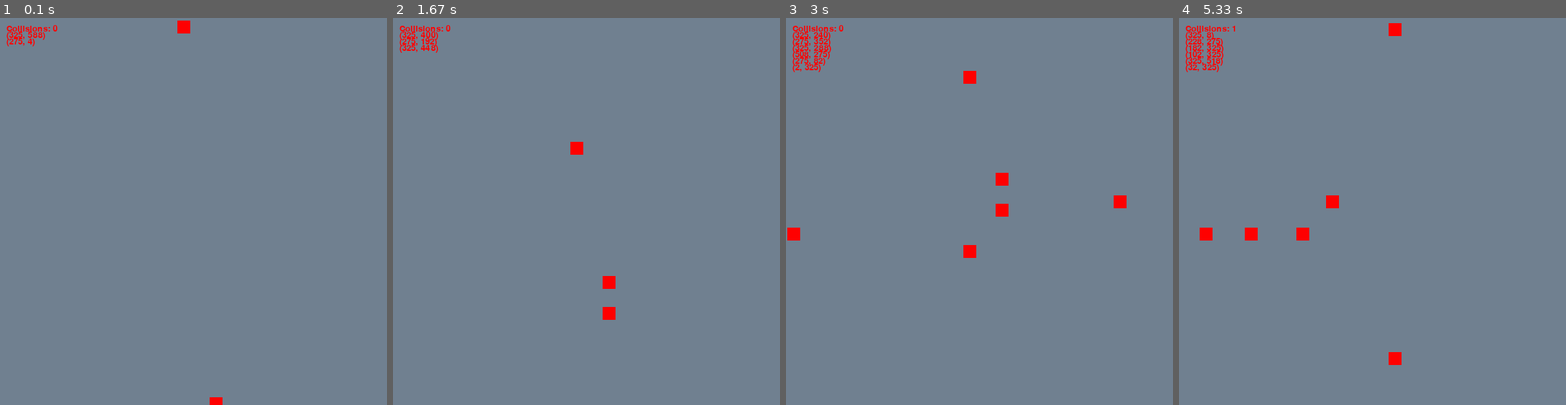
Above: before the commit, frames 1-4 (left to right).
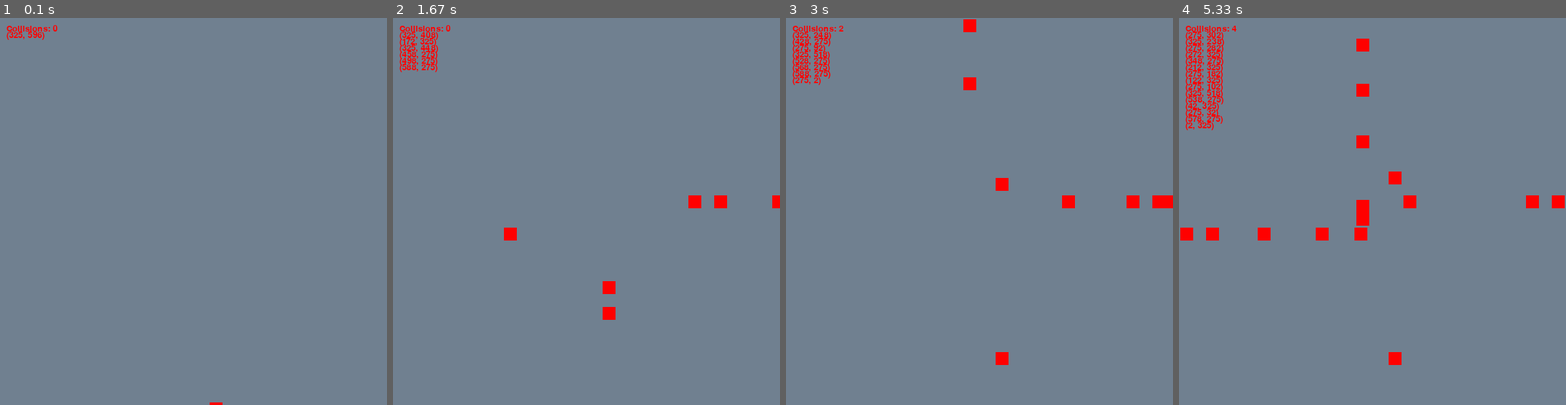
Above: after the commit, the same moments.

Repository: willluer/intersectionSimulation
Game: pygame game, started from pygame_example.py
The game is run twice, just before and just after one commit, with the same random seed, the same clock (stepped at 60 frames per second) and the same inputs.
Inputs:
- Up to frame 1 (0.1 s): no input
- Up to frame 2 (1.67 s): no input
- Up to frame 3 (3 s): no input
- Up to frame 4 (5.33 s): no input

The runs differ from the first frame. In frame 1, 0.3% of the frame differs, in the area x 1-58%, y 0-100%; in frame 2, 1.0%; in frame 3, 1.8%; in frame 4, 3.2%, in the area x 0-100%, y 1-58%.

Commit message:
added stopping at red lights

Diff:
--- a/pygame_example.py
+++ b/pygame_example.py
@@ -5,6 +5,7 @@
 
 BACKGROUND_COLOR = pg.Color("slategray")
 Direction = Enum('Direction', 'North South East West')
+Traffic_Signal = Enum('Traffic_Signal', 'Green Yellow Red')
 w = 600
 h = 600
 laneW = 50
@@ -37,10 +38,43 @@
         self.rect = pg.Rect(x, y, 20, 20)
 
         self.dir = dir
-        self.moving = True
+        self.remove = False
+        self.at_light = False
 
-    def update_position(self):
-        if self.moving:
+    def at_intersection(self):
+        at_intersection = False
+
+        northward_stop = h / 2 - laneW / 2
+        southward_stop = h / 2 + laneW / 2
+        eastward_stop = w / 2 - laneW / 2
+        westward_stop = w / 2 + laneW / 2
+
+        if self.dir == Direction.North:
+            if self.rect.y > (northward_stop + 20) and \
+                    self.rect.y < (northward_stop + 25):
+                at_intersection = True
+        elif self.dir == Direction.South:
+            if self.rect.y > (southward_stop - 25) and \
+                    self.rect.y < (southward_stop - 20):
+                at_intersection = True
+        elif self.dir == Direction.East:
+            if self.rect.x > (eastward_stop - 25) and \
+                    self.rect.x < (eastward_stop - 20):
+                at_intersection = True
+        elif self.dir == Direction.West:
+            if self.rect.x > (westward_stop + 20) and \
+                    self.rect.x < (westward_stop + 25):
+                at_intersection = True
+
+        return at_intersection
+
+    def update_position(self, light):
+        # if at a red light, don't move
+        if (self.at_light or self.at_intersection()) and light == Traffic_Signal.Red:
+            # set at_light so we don't have to check at_intersection() every frame
+            self.at_light = True
+        else:
+            # check if the car is on screen
             if (self.rect.x >= 0 and self.rect.x <= w and
                     self.rect.y >= 0 and self.rect.y <= h):
                 if self.dir == Direction.North:
@@ -51,13 +85,13 @@
                     self.rect.x += 2
                 elif self.dir == Direction.West:
                     self.rect.x -= 2
+            # remove off screen cars
             else:
-                self.moving = False
+                self.remove = True
+            self.at_light = False
 
     def draw(self, surface):
         self.rect = self.rect.clamp(surface.get_rect())
-        pg.display.draw.circle(self.image, (0, 0, 255),
-                               (self.rect.x, self.rect.y), 10, 0)
         surface.blit(self.image, self.rect)
 
 
@@ -67,17 +101,17 @@
         self.screen = pg.display.set_mode((w, h))
         self.cars = pg.sprite.Group()
 
-        Car(Direction.North, self.cars)
-
         self.done = False
         self.fps = 60.0
         self.clock = pg.time.Clock()
+
+        self.green_lights = [Direction.North, Direction.East]
 
     def event_loop(self):
         self.cooldown = (self.cooldown + 1) % 5
 
         if self.cooldown == 0:
-            add_car = randint(0, 20)
+            add_car = randint(0, 10)
             if add_car == 0:
                 Car(Direction.North, self.cars)
             elif add_car == 1:
@@ -91,8 +125,12 @@
         car_pos = []
         removed = []
         for car in self.cars:
-            car.update_position()
-            if not car.moving:
+            if car.dir in self.green_lights:
+                light = Traffic_Signal.Green
+            else:
+                light = Traffic_Signal.Red
+            car.update_position(light)
+            if car.remove:
                 removed.append(car)
             else:
                 car_pos.append((car.rect.x, car.rect.y))
@@ -107,19 +145,19 @@
         global total_collisions
         collision = False
         for car in self.cars:
-            if car.moving:
+            if not car.remove:
                 colliders = pg.sprite.spritecollide(car, self.cars, False)
                 if len(colliders) > 1:
                     total_collisions += 1
                     collision = True
-                    car.moving = False
+                    car.remove = True
                     for other in colliders:
-                        other.moving = False
+                        other.remove = True
 
         if collision:
-            pg.display.set_caption('collide')
+            pg.display.set_caption('Collision')
         else:
-            pg.display.set_caption('do not collide')
+            pg.display.set_caption('No Collide')
 
     def draw(self):
         self.screen.fill(BACKGROUND_COLOR)
